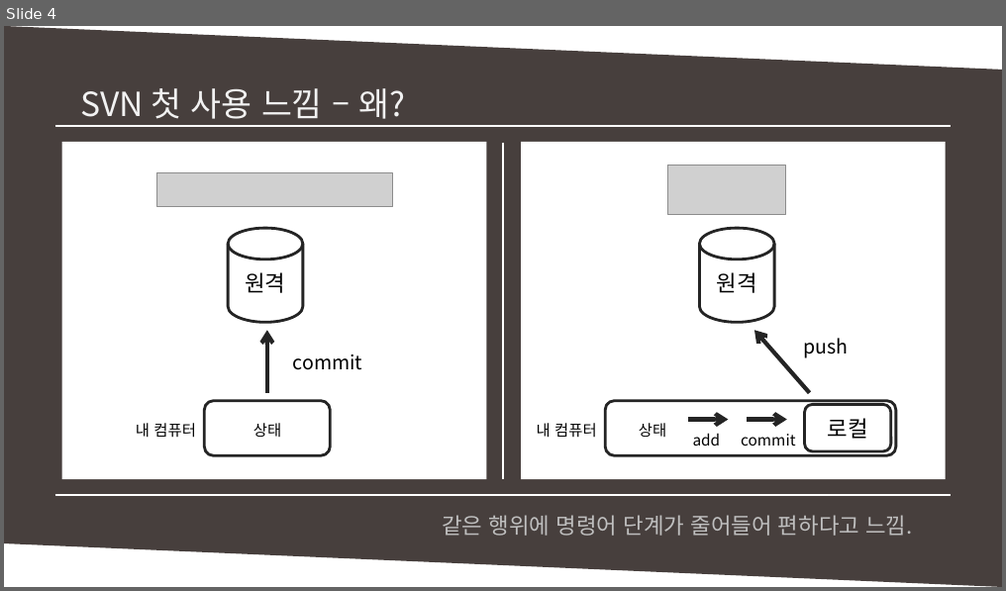
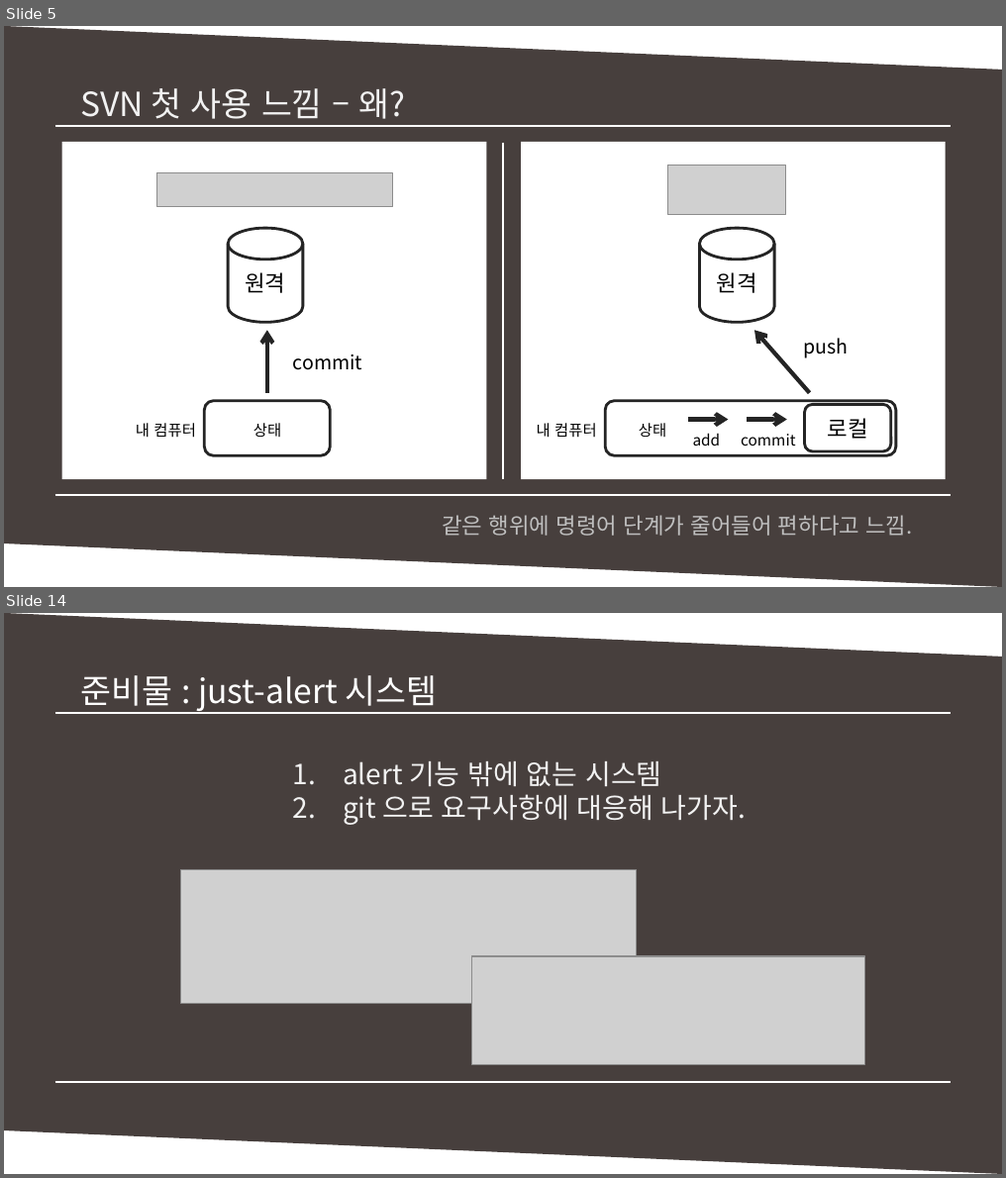
Before and after one commit to MinSikMoon/pptgit, a slide deck: git발표.pptx. Shown one above the other, each under a label of ours: slide 4 before the commit, slides 5 and 14 after it; the slides between them are not shown. The pictures are 1006x591 and 1006x1178 pixels, drawn with LibreOffice and Linux fonts; fonts in the diff are those of the drawing; grey boxes stand for pictures. Boxes give left, top, right and bottom in pixels: in the first picture for what was removed or moved away, otherwise in the second. Text is boxed around its words. In the diff, an @@ line names an element or a change of style, - is before the commit and + after.

```diff
--- a/git발표.pptx
+++ b/git발표.pptx
@@ slide 14 added at (x1=4, y1=613, x2=1002, y2=1174), background #FFFFFF @@
@@ parallelogram added at (x1=4, y1=613, x2=1002, y2=1173), fill #473F3D @@
@@ text added at (x1=80, y1=675, x2=438, y2=713), 24 pt, text #FFFFFF @@
+준비물 : just-alert 시스템
@@ line added from (54, 713) to (951, 713), #FFFFFF 1 pt @@
@@ line added from (62, 713) to (951, 713), #FFFFFF 1 pt @@
@@ text added at (x1=343, y1=761, x2=746, y2=825), 20 pt, text #F2F2F2 @@
+1. alert 기능 밖에 없는 시스템
+2. git 으로 요구사항에 대응해 나가자.
@@ picture added at (x1=180, y1=870, x2=637, y2=1004) @@
@@ picture added at (x1=472, y1=957, x2=865, y2=1065) @@
@@ line added from (54, 1082) to (944, 1082), #FFFFFF 1 pt @@
@@ line added from (54, 1082) to (951, 1082), #FFFFFF 1 pt @@
@@ what was slide 4 is now slide 5 @@
```
Also in this commit, not shown: 8 slides changed, 3 other slides added.
